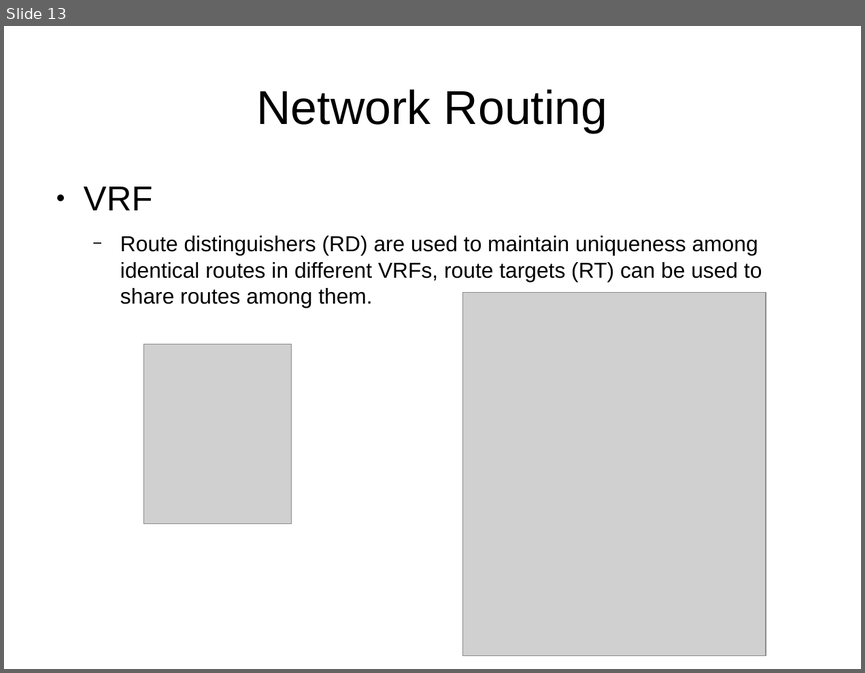
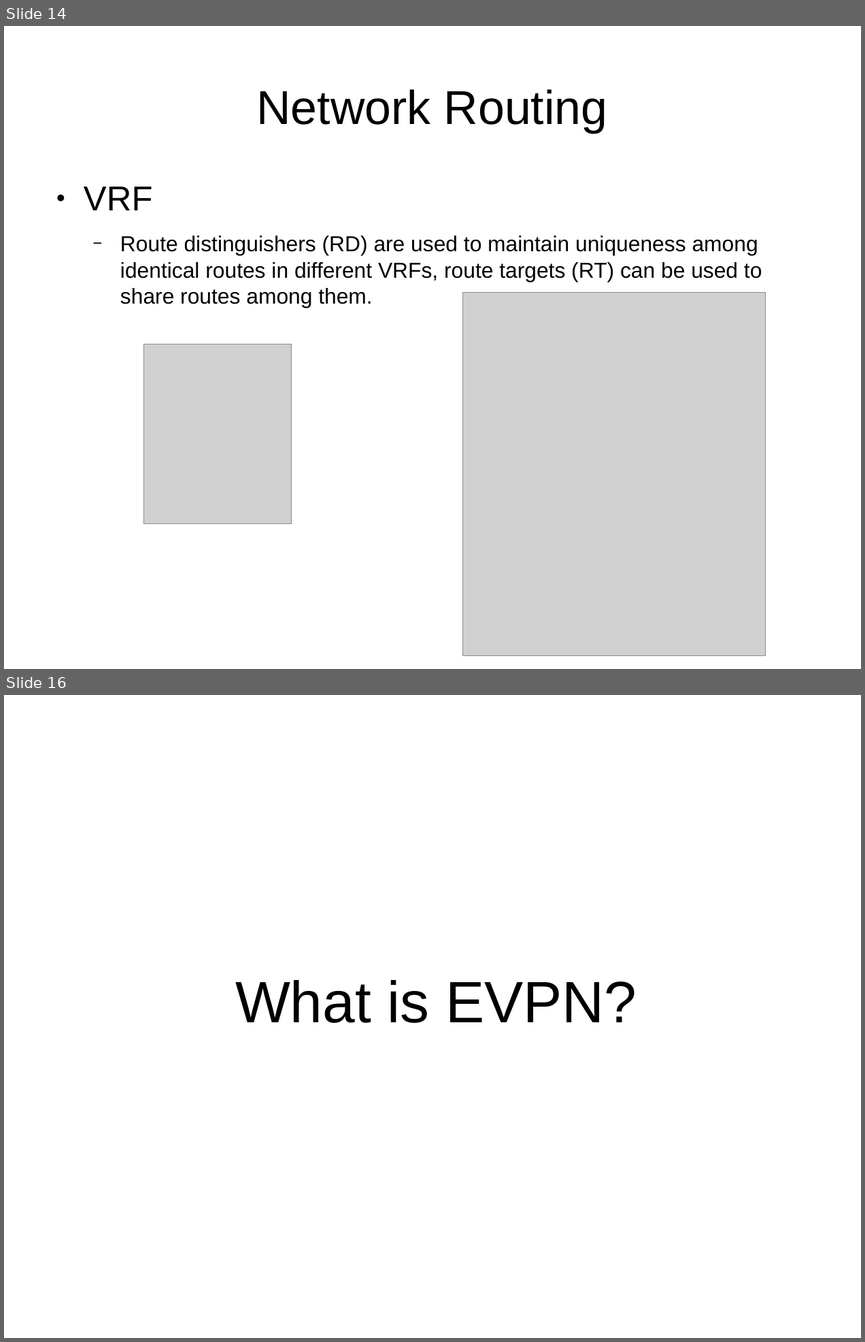
Before and after one commit to hoangphuocbk/tungsten-document, a slide deck: Networking-Tungsten.pptx. Shown one above the other, each under a label of ours: slide 13 before the commit, slides 14 and 16 after it; the slides between them are not shown. The pictures are 865x673 and 865x1342 pixels, drawn with LibreOffice and Linux fonts; fonts in the diff are those of the drawing; grey boxes stand for pictures; background and template pictures are left out. Boxes give left, top, right and bottom in pixels: in the first picture for what was removed or moved away, otherwise in the second. Text is boxed around its words. In the diff, an @@ line names an element or a change of style, - is before the commit and + after.

Commit message:
add evpn vxlan layer3

```diff
--- a/Networking-Tungsten.pptx
+++ b/Networking-Tungsten.pptx
@@ slide 16 added at [4,695,861,1338], background picture (left out) @@
@@ text added at [235,980,636,1023], 54 pt, text #000000 @@
+What is EVPN?
@@ what was slide 13 is now slide 14 @@
```
Also in this commit, not shown: 4 slides changed, 27 other slides added, 1 slide removed, 2 other files.
